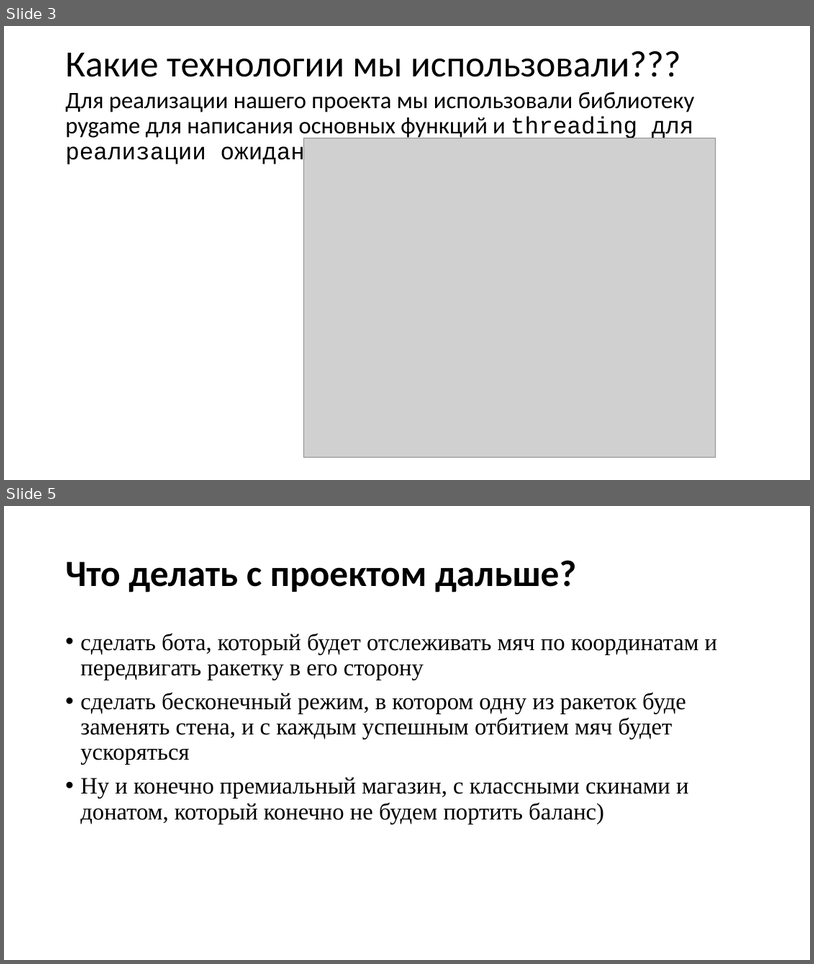
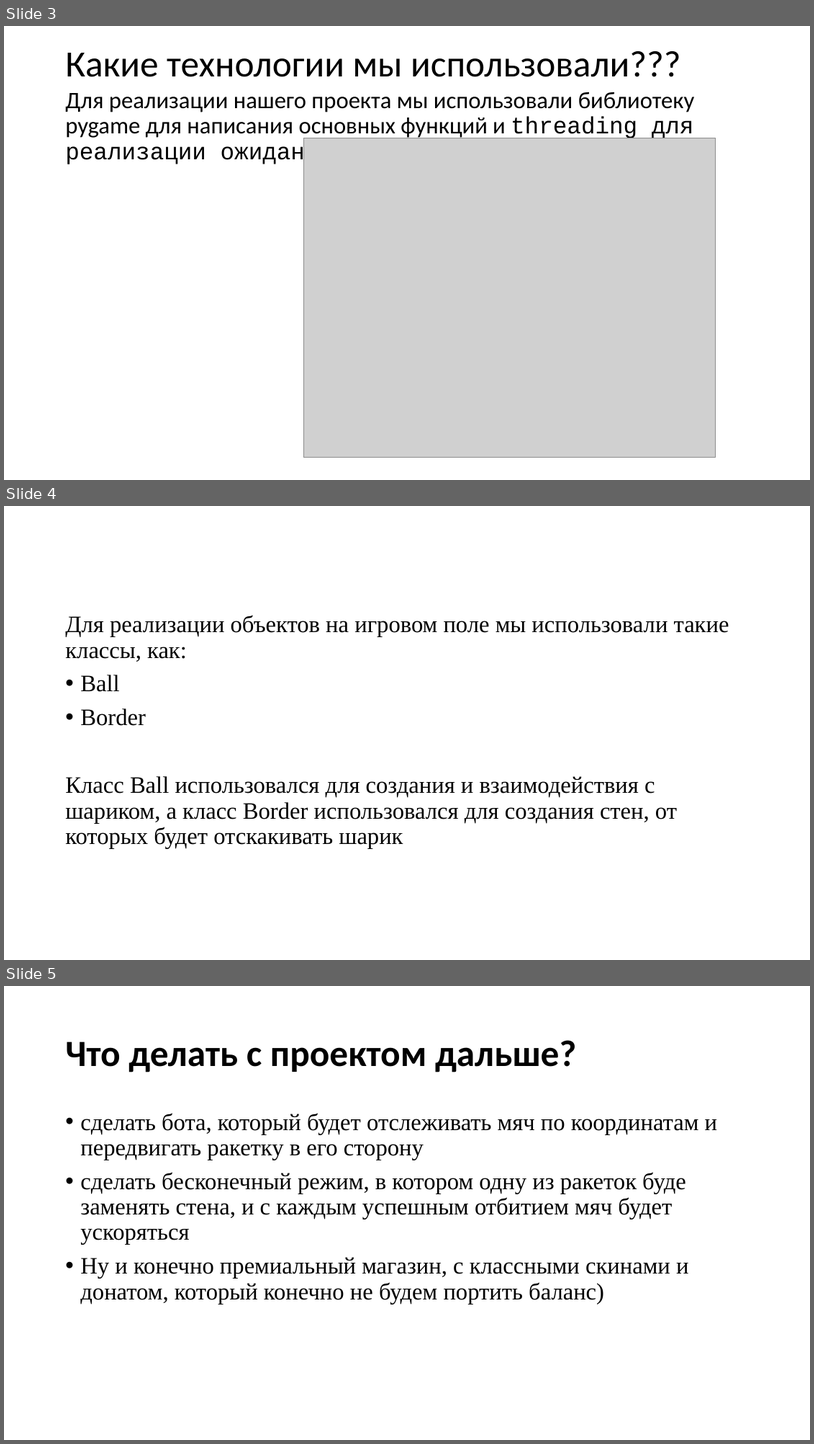
Before and after one commit to Sasuza100/PyGame_Project, a slide deck: project.pptx. Shown one above the other, each under a label of ours: slides 3 and 5 before the commit, slides 3, 4 and 5 after it; the slides between them are not shown. The pictures are 814x964 and 814x1444 pixels, drawn with LibreOffice and Linux fonts; fonts in the diff are those of the drawing; grey boxes stand for pictures. Boxes give left, top, right and bottom in pixels: in the first picture for what was removed or moved away, otherwise in the second. Text is boxed around its words. In the diff, an @@ line names an element or a change of style, - is before the commit and + after.

```diff
--- a/project.pptx
+++ b/project.pptx
@@ slide 4 added at [4,506,810,960], background #FFFFFF @@
@@ text added at [65,615,730,848], 28 pt, text #000000 @@
+Для реализации объектов на игровом поле мы использовали такие классы, как:
+• Ball
+• Border
+Класс Ball использовался для создания и взаимодействия с шариком, а класс Border использовался для создания стен, от которых будет отскакивать шарик
```
Also in this commit, not shown: 1 slide removed.
